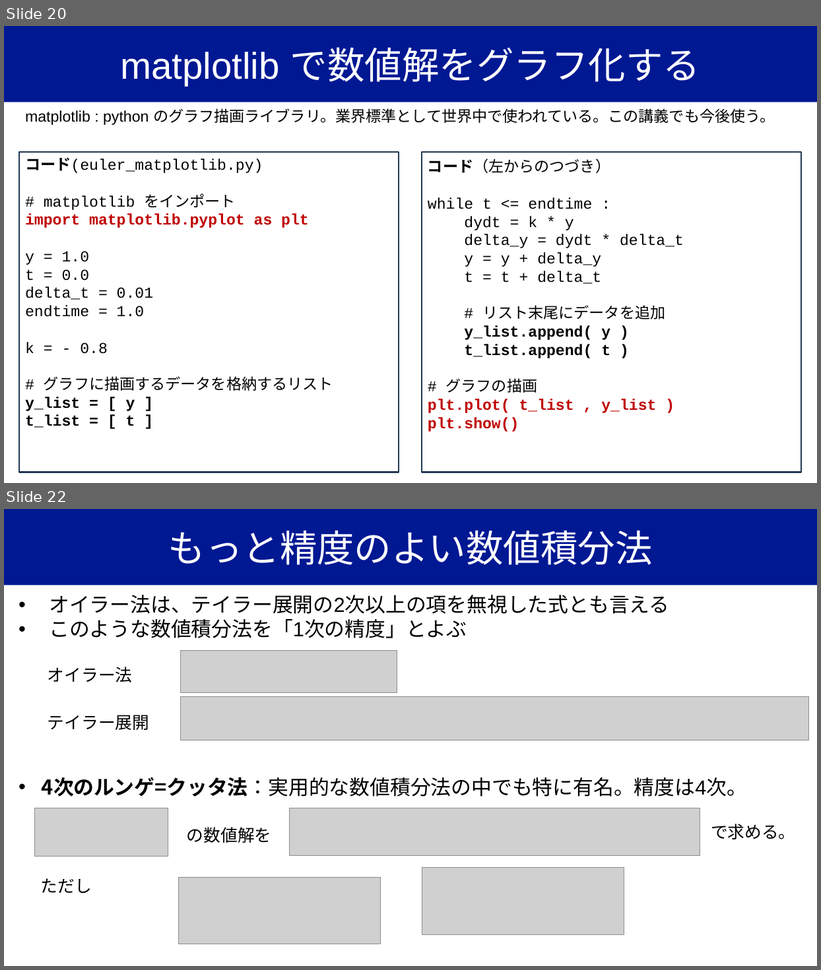
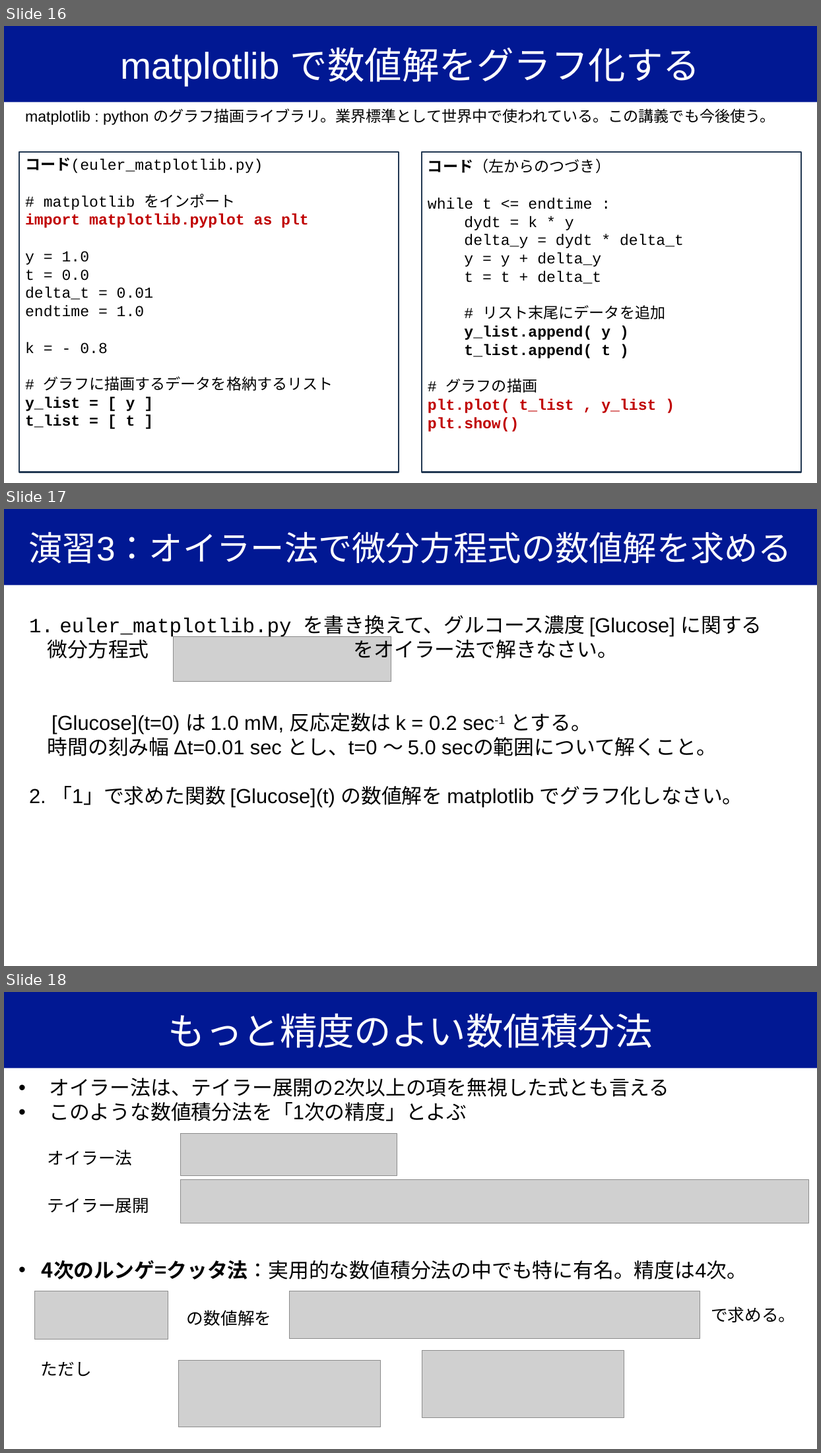
Before and after one commit to YugiLab/Lectures, a slide deck: DS2_2026/Day1/yugi_lecture1_ode.pptx. Shown one above the other, each under a label of ours: slides 20 and 22 before the commit, slides 16, 17 and 18 after it; the slides between them are not shown. The pictures are 821x970 and 821x1453 pixels, drawn with LibreOffice and Linux fonts; fonts in the diff are those of the drawing; grey boxes stand for pictures. Boxes give left, top, right and bottom in pixels: in the first picture for what was removed or moved away, otherwise in the second. Text is boxed around its words. In the diff, an @@ line names an element or a change of style, - is before the commit and + after.

Commit message:
advanced assignments
いくつかの演習を発展課題に移動

```diff
--- a/DS2_2026/Day1/yugi_lecture1_ode.pptx
+++ b/DS2_2026/Day1/yugi_lecture1_ode.pptx
@@ slide 17 added at [4, 509, 817, 966], background #FFFFFF @@
@@ title added at [4, 509, 817, 586], fill #011893, 40 pt, text #FFFFFF @@
+演習3：オイラー法で微分方程式の数値解を求める
@@ text added at [29, 615, 762, 807], 24 pt, text #000000 @@
+1. euler_matplotlib.py を書き換えて、グルコース濃度 [Glucose] に関する
+微分方程式 をオイラー法で解きなさい。
+[Glucose](t=0) は 1.0 mM, 反応定数は k = 0.2 sec-1 とする。
+時間の刻み幅 Δt=0.01 sec とし、t=0 〜 5.0 secの範囲について解くこと。
+2. 「1」で求めた関数 [Glucose](t) の数値解を matplotlib でグラフ化しなさい。
@@ picture added at [173, 636, 391, 682] @@
@@ what was slide 20 is now slide 16 @@
@@ what was slide 22 is now slide 18 @@
```
Also in this commit, not shown: 9 slides changed, 3 other slides added, 2 slides removed, 2 other files.
